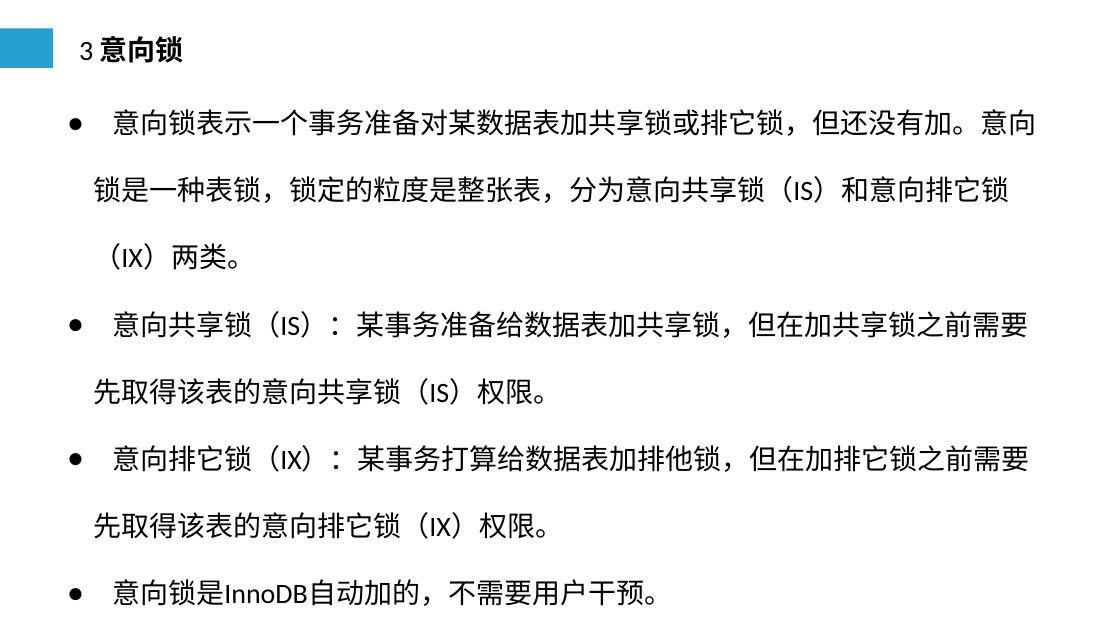
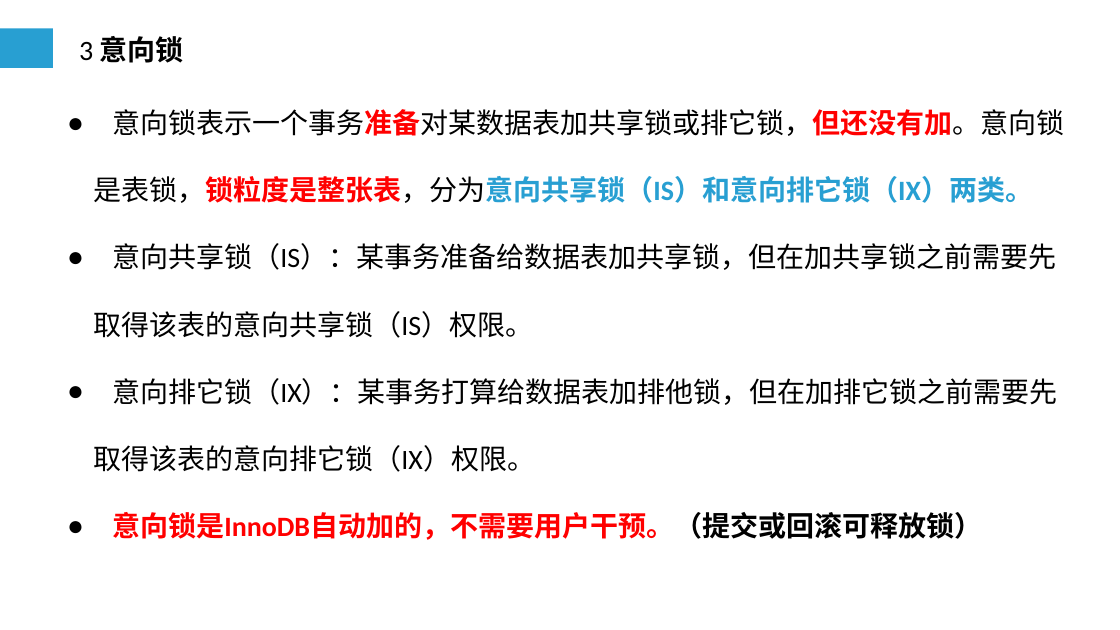
Before and after one commit to cqj726/mysql-s-PPT, a slide deck: slide 7 of PPT/第9章 MySQL编程基础（五）.ppt. Drawn at 1120x630 pixels with LibreOffice and Linux fonts; fonts in the diff are those of the drawing. Boxes give left, top, right and bottom in pixels: in the first picture for what was removed or moved away, otherwise in the second. Text is boxed around its words. In the diff, an @@ line names an element or a change of style, - is before the commit and + after.

```diff
--- a/PPT/第9章 MySQL编程基础（五）.ppt
+++ b/PPT/第9章 MySQL编程基础（五）.ppt
@@ text at box(93, 109, 1064, 203): text changed; bold on @@
-● 意向锁表示一个事务准备对某数据表加共享锁或排它锁，但还没有加。意向锁是一种表锁，锁定的粒度是整张表，分为意向共享锁（IS）和意向排它锁（IX）两类。
+● 意向锁表示一个事务准备对某数据表加共享锁或排它锁，但还没有加。意向锁是表锁，锁粒度是整张表，分为意向共享锁（IS）和意向排它锁（IX）两类。
@@ text at box(112, 512, 982, 540): text changed; text colour #000000 to #FF0000; bold on @@
-● 意向锁是InnoDB自动加的，不需要用户干预。
+● 意向锁是InnoDB自动加的，不需要用户干预。（提交或回滚可释放锁）
```
Also in this commit, not shown: 10 other slides changed, 3 slides added, 2 slides removed, 3 other files.
